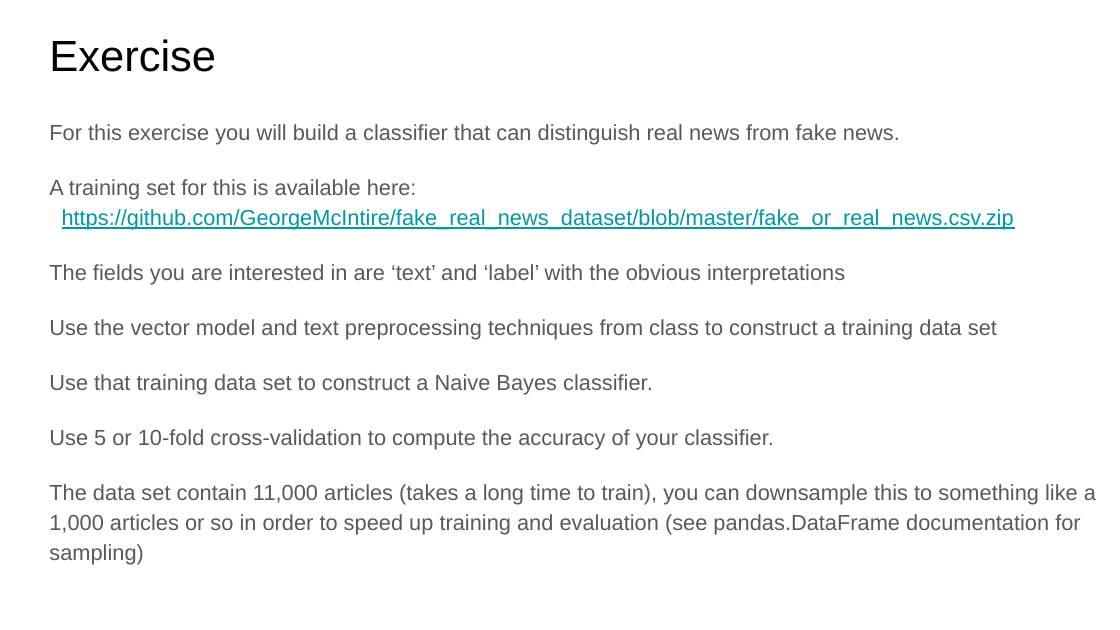
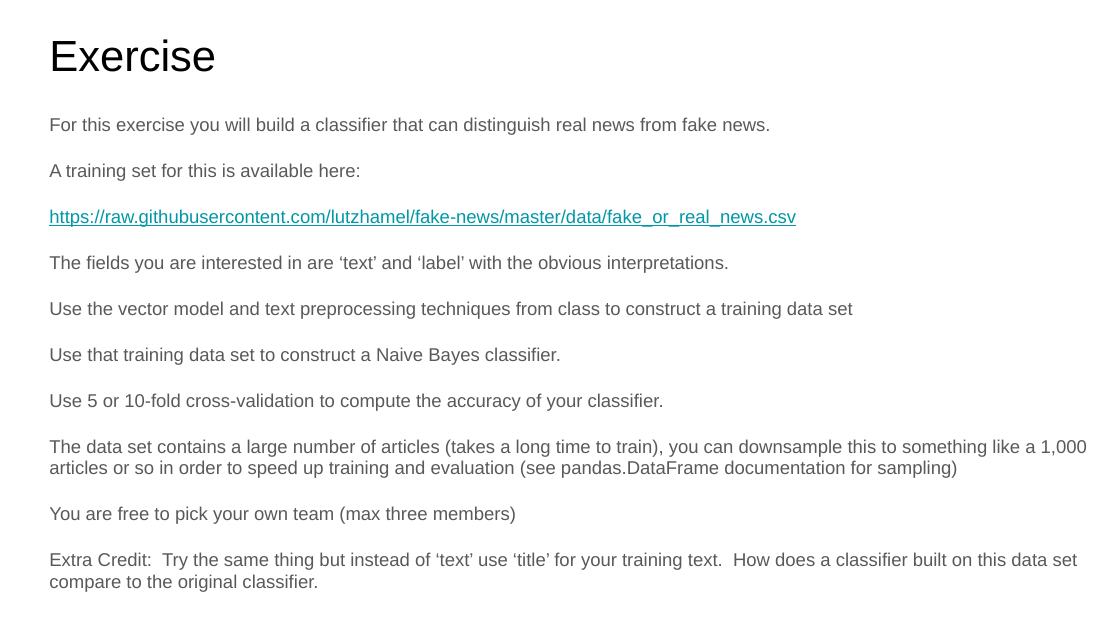
Before and after one commit to lutzhamel/CSC310, a slide deck: slide 16 of 19-NLP-2.pptx. Drawn at 1120x630 pixels with LibreOffice and Linux fonts; fonts in the diff are those of the drawing. Boxes give left, top, right and bottom in pixels: in the first picture for what was removed or moved away, otherwise in the second. Text is boxed around its words. In the diff, an @@ line names an element or a change of style, - is before the commit and + after.

Commit message:
fixed the URL for the fake news data set.

```diff
--- a/19-NLP-2.pptx
+++ b/19-NLP-2.pptx
@@ text at (49, 117, 853, 411): size 14 to 11.9 pt in "For this exercise you will build a ...", "Use the vector model and text preprocessing ...", "Use that training data set to construct ...", "Use 5 or 10-fold cross-validation to compute ..."; line spacing 1.15 to 0.95 @@
@@ text at (49, 163, 796, 273): text changed; size 14 to 11.9 pt @@
-A training set for this is available here:
-https://github.com/GeorgeMcIntire/fake_real_news_dataset/blob/master/fake_or_real_news.csv.zip
-The fields you are interested in are ‘text’ and ‘label’ with the obvious interpretations
+A training set for this is available here:
+https://raw.githubusercontent.com/lutzhamel/fake-news/master/data/fake_or_real_news.csv
+The fields you are interested in are ‘text’ and ‘label’ with the obvious interpretations.
@@ text at (49, 439, 1087, 592): text changed; size 14 to 11.9 pt @@
-The data set contain 11,000 articles (takes a long time to train), you can downsample this to something like a 1,000 articles or so in order to speed up training and evaluation (see pandas.DataFrame documentation for sampling)
+The data set contains a large number of articles (takes a long time to train), you can downsample this to something like a 1,000 articles or so in order to speed up training and evaluation (see pandas.DataFrame documentation for sampling)
+You are free to pick your own team (max three members)
+Extra Credit: Try the same thing but instead of ‘text’ use ‘title’ for your training text. How does a classifier built on this data set compare to the original classifier.
```
Also in this commit, not shown: 1 other file.
